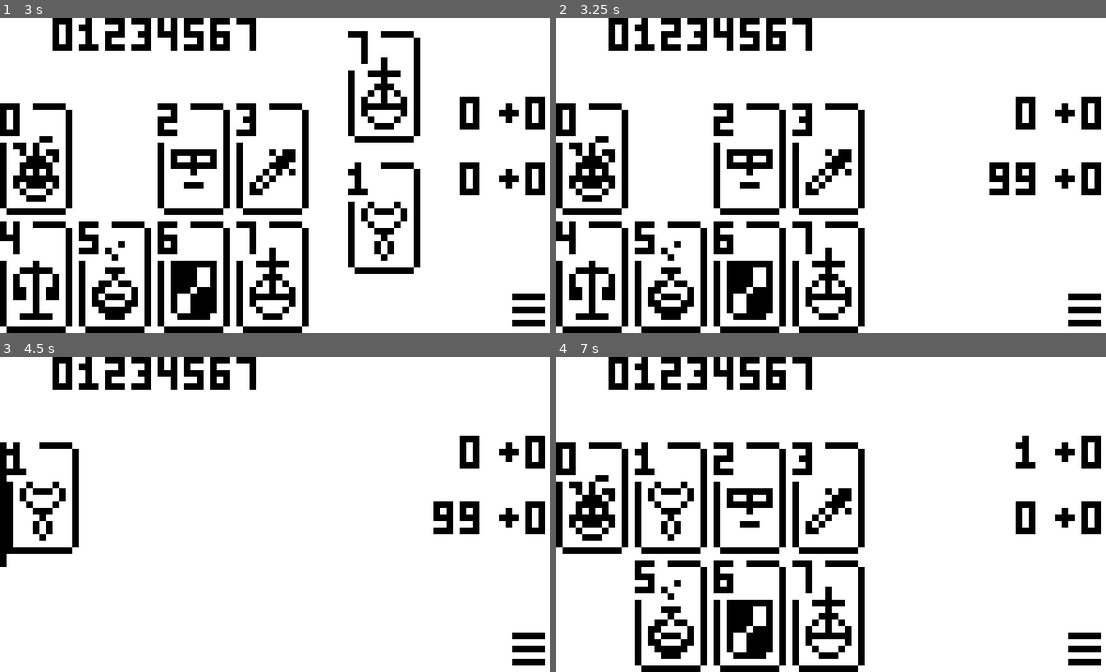
Above: before the commit, frames 1-4 (two rows, left to right).
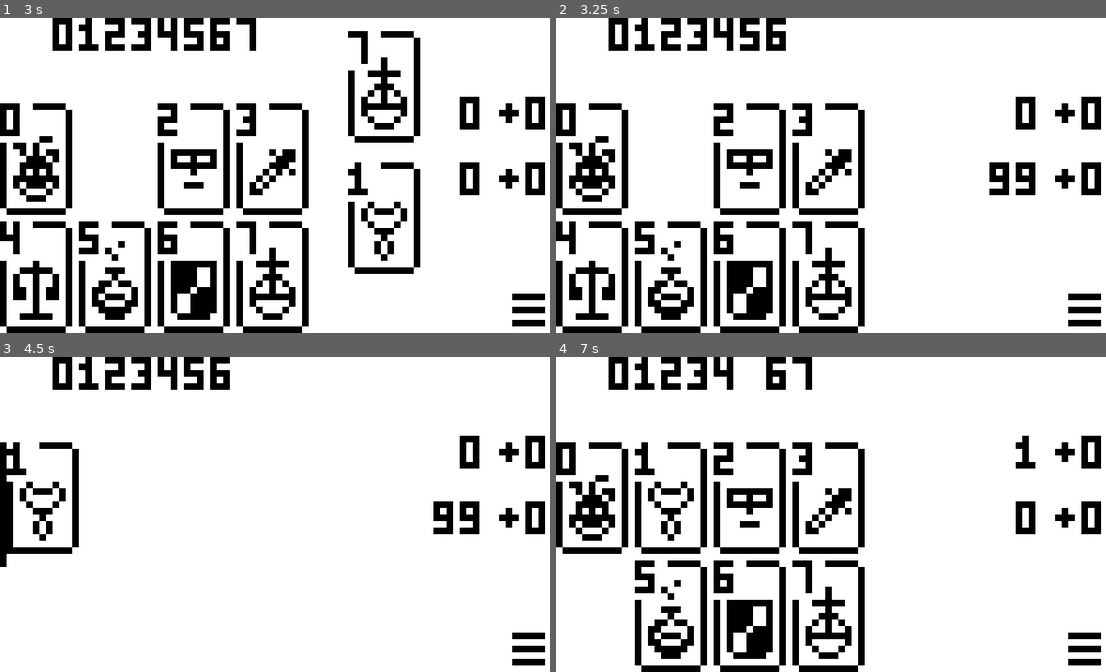
Above: after the commit, the same moments.

Repository: wil-low/braverats
Game: Godot game, scene res://application/application.tscn
Same seed, same stepped clock (60 frames per second), same inputs: the game is played once before the commit and once after it.
Inputs (mouse positions are in pixels of both pictures, inside the frame that each line leads up to):
- Up to frame 1 (3 s): click (280, 144) at 0.5 s; click "0" at 1.25 s; click "1" at 2 s; click "2" at 2.75 s
- Up to frame 2 (3.25 s): no input
- Up to frame 3 (4.5 s): click "3" at 3.5 s; click (275, 514) at 4.25 s
- Up to frame 4 (7 s): click "4" at 5 s; click "4" at 5.75 s; click "5" at 6.5 s

Frame 1 is identical in both runs. In frame 2, 0.2% of the frame differs, in the area x 42-47%, y 0-11%; in frame 3, 0.2%; in frame 4, 0.3%, in the area x 33-38%, y 0-11%.

Commit message:
Points corrections

Diff:
--- a/godot/game_over/game_over.gd
+++ b/godot/game_over/game_over.gd
@@ -49,11 +49,11 @@
 			GameState.RoundResult.PLAYER0_WINS_GAME:
 				p0_mark = "!"
 			GameState.RoundResult.PLAYER0_WINS:
-				p0_mark = "#" if pts == 2 else "+"
+				p0_mark = String.chr(166) if pts == 2 else "+"
 			GameState.RoundResult.PLAYER1_WINS_GAME:
 				p1_mark = "!"
 			GameState.RoundResult.PLAYER1_WINS:
-				p1_mark = "#" if pts == 2 else "+"
+				p1_mark = String.chr(166) if pts == 2 else "+"
 		## P1 card on top line (y=24 in original), P0 card on bottom (y=32)
 		p1_rounds += Card.POWER_NAMES[p1_power][0] + p1_mark
 		p0_rounds += Card.POWER_NAMES[p0_power][0] + p0_mark
--- a/godot/main/game_logic.gd
+++ b/godot/main/game_logic.gd
@@ -107,11 +107,10 @@
 ## Walks ALL rounds, resolves held rounds, applies points.
 static func finalize_round(gs: GameState, card0: Card, card1: Card, result: GameState.RoundResult) -> void:
 	# Record round in history
-	var points: int = 1
 	var entry := {
 		"card0": card0.power if card0 else Card.Power.Jester,
 		"card1": card1.power if card1 else Card.Power.Jester,
-		"points": points,
+		"points": 0,
 		"result": result,
 		"round": gs.round_count,
 	}
@@ -130,42 +129,32 @@
 		gs.unrealized[1] = 0
 
 		# Walk through ALL rounds — mirrors C++ move_cards loop
-		for h in gs.round_history:
-			var rr: GameState.RoundResult = h.result
+		for i in gs.round_history.size():
+			var h := gs.round_history[i]
 
 			# If this round was Hold, resolve it to current decisive result
-			if rr == GameState.RoundResult.HOLD:
-				h["result"] = result
-				rr = result
+			if h.result == GameState.RoundResult.HOLD:
+				h.result = result
 
 			# Determine points for this round
-			match rr:
+			h.points = 1
+			match h.result:
 				GameState.RoundResult.PLAYER0_WINS:
 					if h.card0 == Card.Power.Chancellor and h.card1 != Card.Power.Magician:
-						points = 2
+						h.points = 2
 						gs.scores[0] += 2
 					else:
 						gs.scores[0] += 1
 				GameState.RoundResult.PLAYER1_WINS:
 					if h.card1 == Card.Power.Chancellor and h.card0 != Card.Power.Magician:
-						points = 2
+						h.points = 2
 						gs.scores[1] += 2
 					else:
 						gs.scores[1] += 1
 				GameState.RoundResult.HOLD:
 					# Still Hold — add to unrealized
-					if h.card0 == Card.Power.Chancellor:
-						gs.unrealized[0] += 2
-					else:
-						gs.unrealized[0] += 1
-					if h.card1 == Card.Power.Chancellor:
-						gs.unrealized[1] += 2
-					else:
-						gs.unrealized[1] += 1
-
-		# Update current round entry points
-		var last: Dictionary = gs.round_history.back()
-		last["points"] = points
+					gs.unrealized[0] += (2 if h.card0 == Card.Power.Chancellor else 1)
+					gs.unrealized[1] += (2 if h.card1 == Card.Power.Chancellor else 1)
 
 
 static func check_winner(gs: GameState) -> GameState.RoundResult:
--- a/godot/main/main.gd
+++ b/godot/main/main.gd
@@ -21,6 +21,8 @@
 @onready var _unrealized1: Label = $Unrealized1
 @onready var _effect0: Sprite2D = $Effect0
 @onready var _effect1: Sprite2D = $Effect1
+
+@onready var _card_list1: Label = $CardList1
 
 @onready var _menu_button: TextureButton = $MenuButton
 
@@ -211,9 +213,9 @@
 func _resolve_round(c0: Card, c1: Card) -> void:
 	# Apply General +2 effect to held card
 	if _game_state.is_general_active(0):
-		c0.set_power(c0.power)  # Flag that General effect is applied
+		c0.set_power(c0.power) # Flag that General effect is applied
 	if _game_state.is_general_active(1):
-		c1.set_power(c1.power)  # Flag that General effect is applied
+		c1.set_power(c1.power) # Flag that General effect is applied
 
 	# Resolve the round
 
@@ -303,25 +305,25 @@
 	_score1.text = str(_game_state.scores[1])
 
 	# Plus / unrealized
-	if _game_state.unrealized[0] > 0:
-		_unrealized0.text = str(_game_state.unrealized[0])
-
-	if _game_state.unrealized[1] > 0:
-		_unrealized1.text = str(_game_state.unrealized[1])
+	_unrealized0.text = str(_game_state.unrealized[0])
+	_unrealized1.text = str(_game_state.unrealized[1])
 
 	# Effect indicators
 	_update_effect(_effect0, _game_state.is_spy_active(0), _game_state.is_general_active(0))
 	_update_effect(_effect1, _game_state.is_spy_active(1), _game_state.is_general_active(1))
+
+	# Player 1 hand display
+	_card_list1.text = _build_hand_string(_player_hand1)
 
 
 ## Show effect indicator sprite frame.
 func _update_effect(sprite: Sprite2D, is_spy: bool, is_general: bool) -> void:
 	if is_spy:
 		sprite.visible = true
-		sprite.frame = 2  # Spy frame
+		sprite.frame = Card.Power.Spy
 	elif is_general:
 		sprite.visible = true
-		sprite.frame = 6  # General frame
+		sprite.frame = Card.Power.General
 	else:
 		sprite.visible = false
 
@@ -337,3 +339,16 @@
 
 func _is_speedrun() -> bool:
 	return Animator._speed <= 0
+
+
+# ─── Hand Display ────────────────────────────────────────────────────────────
+
+## Build a string representation of a player's hand.
+## Each card is shown as its power digit (0-7).
+## Space character for empty slots up to max hand size.
+func _build_hand_string(hand: Deck) -> String:
+	const EMPTY = "        "
+	var result := EMPTY
+	for card in hand.get_children():
+		result[card.power] = str(card.power)
+	return result
Binary file changed: godot/Gamebuino.ttf
